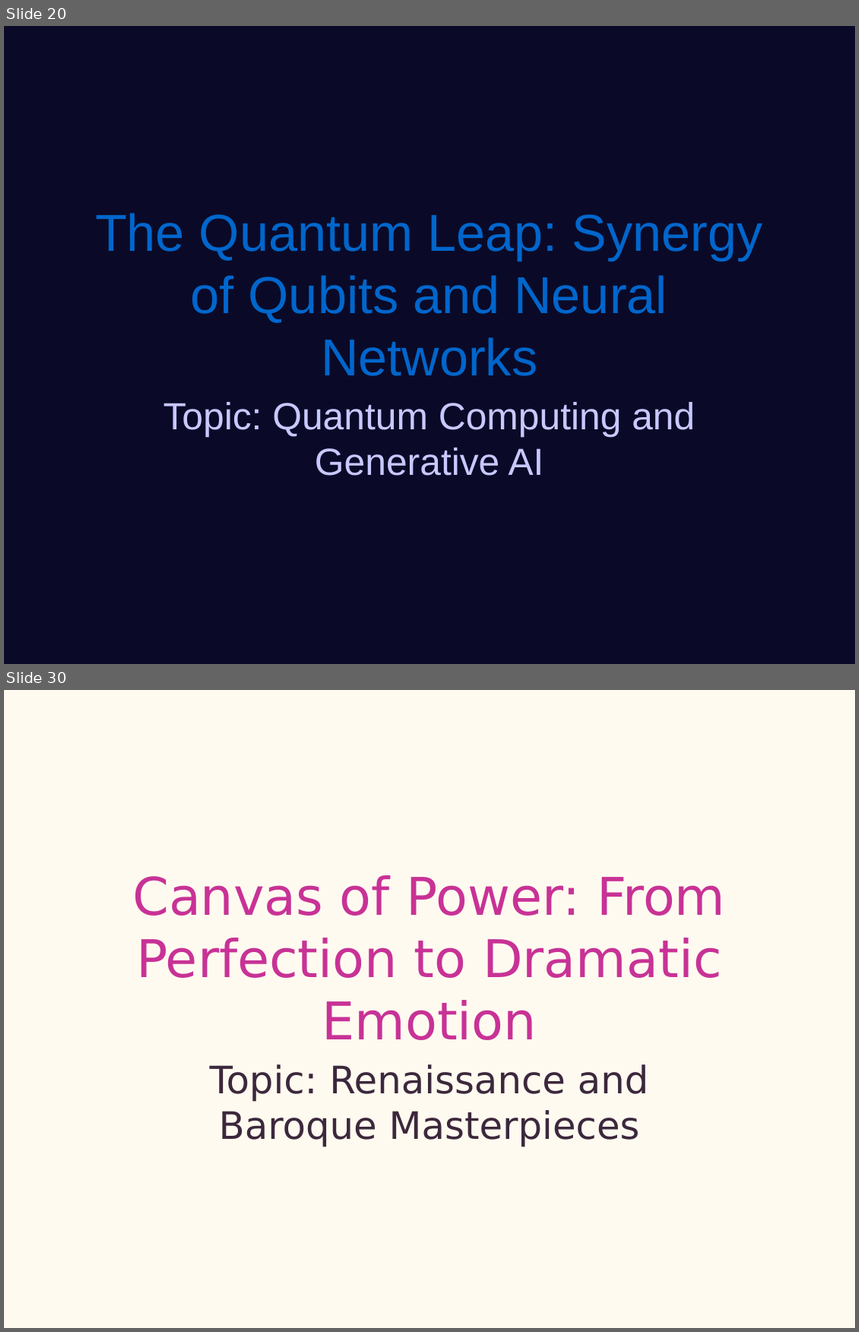
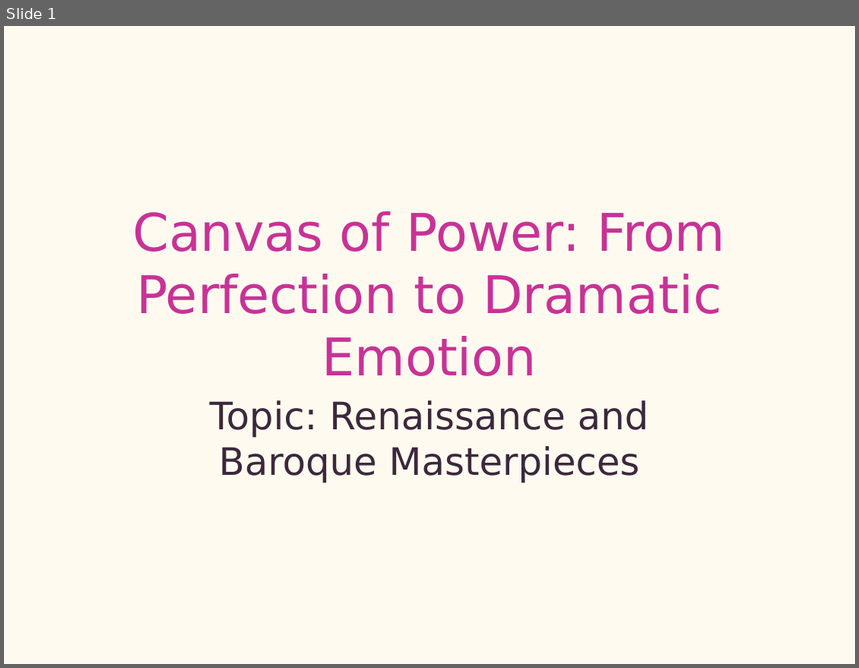
Before and after one commit to yeasy/AutoPPT, a slide deck: samples/en_art.pptx. Shown one above the other, each under a label of ours: slides 20 and 30 before the commit, slide 1 after it; the slides between them are not shown. The pictures are 859x1332 and 859x668 pixels, drawn with LibreOffice and Linux fonts; fonts in the diff are those of the drawing. Boxes give left, top, right and bottom in pixels: in the first picture for what was removed or moved away, otherwise in the second. Text is boxed around its words. In the diff, an @@ line names an element or a change of style, - is before the commit and + after.

Commit message:
Final sample polish: Fixed content mixing issues and added authentic topic-specific citations

```diff
--- a/samples/en_art.pptx
+++ b/samples/en_art.pptx
@@ slide 20 removed at (4,26,855,664), background #0A0A28 @@
@@ title removed at (95,213,762,376) @@
-The Quantum Leap: Synergy of Qubits and Neural Networks
@@ subtitle removed at (164,402,695,476) @@
-Topic: Quantum Computing and Generative AI
@@ what was slide 30 is now slide 1 @@
```
Also in this commit, not shown: 1 slide changed, 28 other slides removed, 6 other files.
